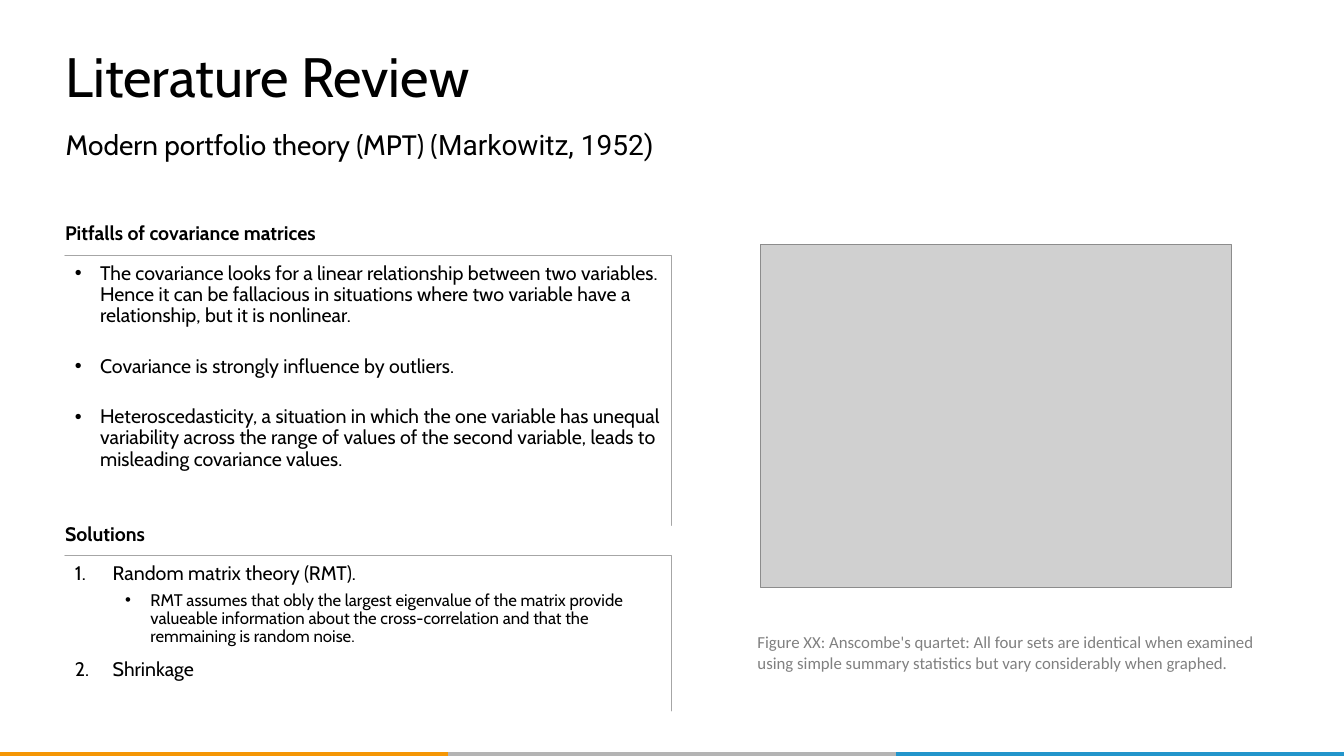
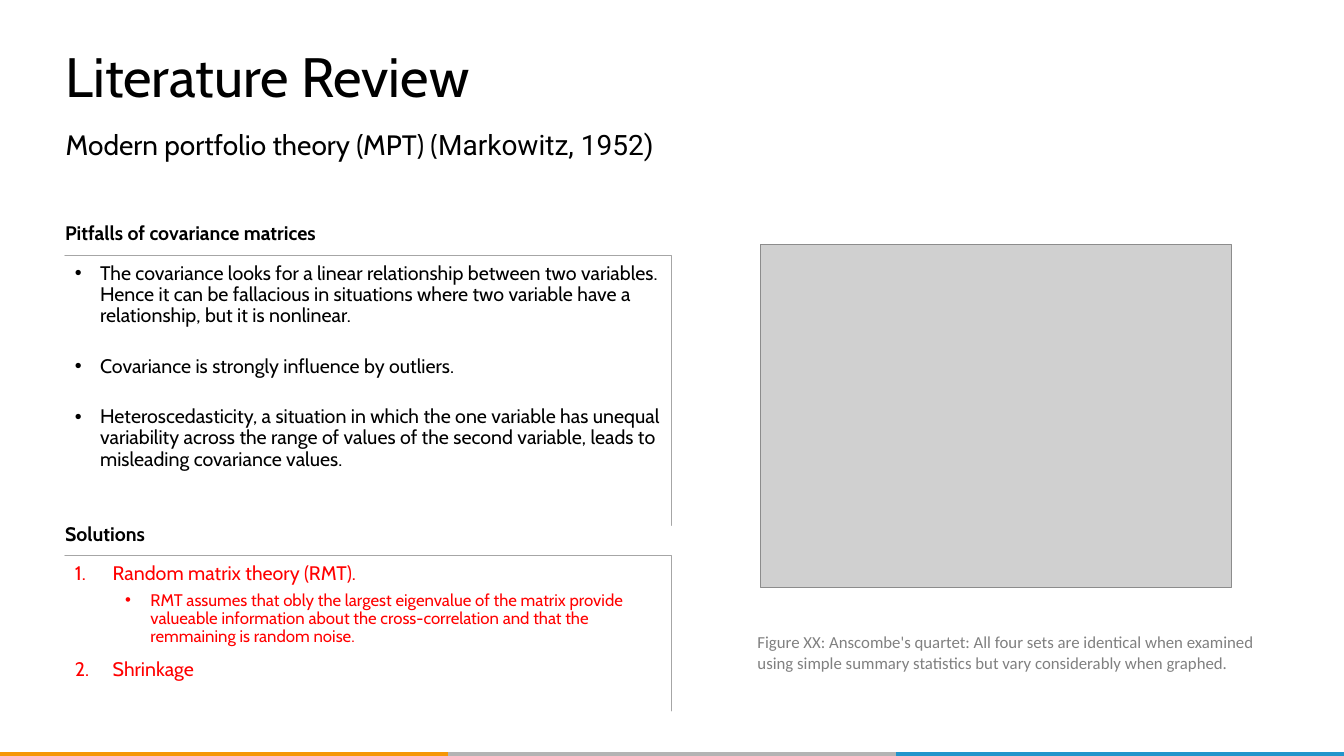
Before and after one commit to QUER01/FinanceModule, a slide deck: slide 9 of docs/dlw_conference_presentation.pptx (slide 11 before the commit). Drawn at 1344x756 pixels with LibreOffice and Linux fonts; fonts in the diff are those of the drawing; grey boxes stand for pictures; background and template pictures are left out. Boxes give left, top, right and bottom in pixels: in the first picture for what was removed or moved away, otherwise in the second. Text is boxed around its words. In the diff, an @@ line names an element or a change of style, - is before the commit and + after.

```diff
--- a/docs/dlw_conference_presentation.pptx
+++ b/docs/dlw_conference_presentation.pptx
@@ half frame "Random matrix theory (RMT)." at <box>66,556,673,711</box>: text colour #000000 to #FF0000 @@
```
Also in this commit, not shown: 27 other slides changed, 4 slides added, 1 other file.
